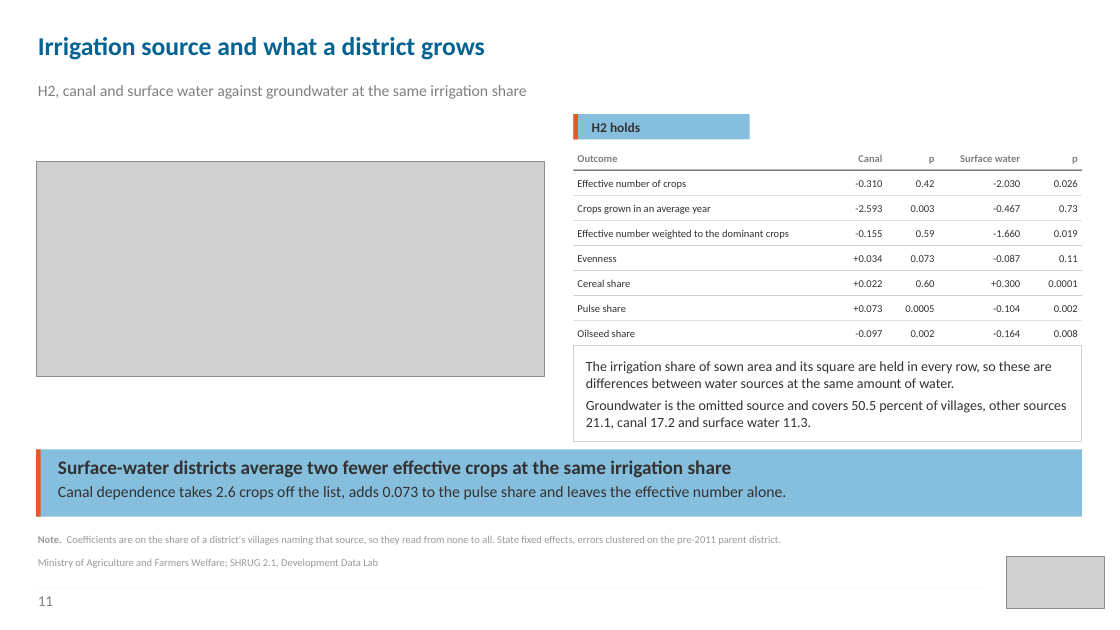
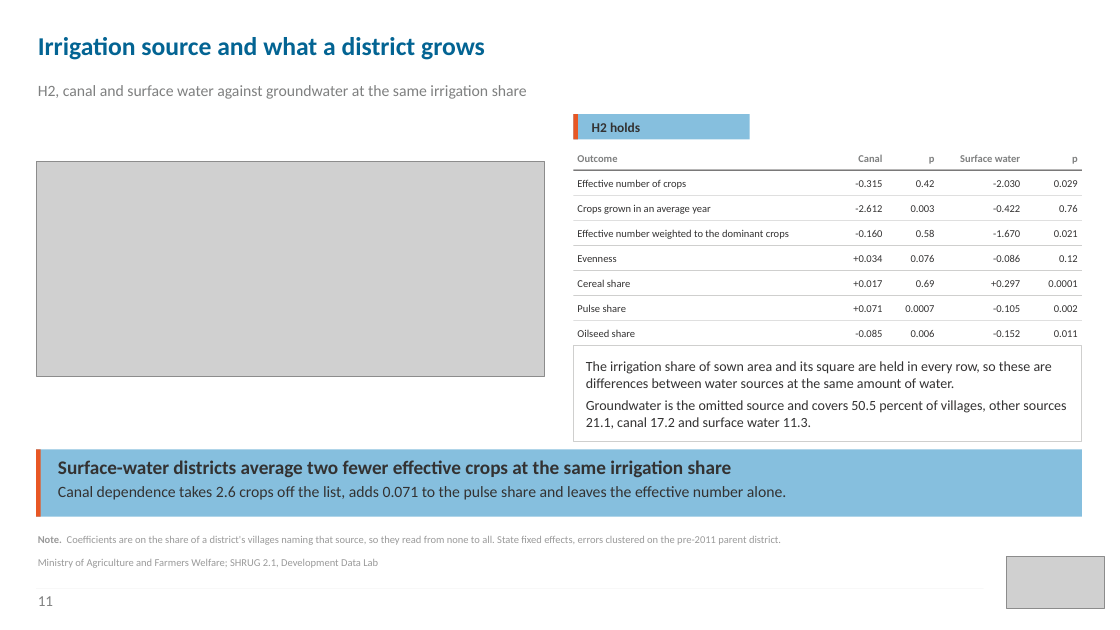
Before and after one commit to Mridlll/crop-diversity, a slide deck: slide 11 of deck/crop_diversity.pptx. Drawn at 1120x630 pixels with LibreOffice and Linux fonts; fonts in the diff are those of the drawing; grey boxes stand for pictures. Boxes give left, top, right and bottom in pixels: in the first picture for what was removed or moved away, otherwise in the second. Text is boxed around its words. In the diff, an @@ line names an element or a change of style, - is before the commit and + after.

```diff
--- a/deck/crop_diversity.pptx
+++ b/deck/crop_diversity.pptx
@@ text at (855,180,882,187): text changed @@
--0.310
+-0.315
@@ text at (855,205,882,212): text changed @@
--2.593
+-2.612
@@ text at (993,205,1020,212): text changed @@
--0.467
+-0.422
@@ text at (1054,180,1078,187): text changed @@
-0.026
+0.029
@@ text at (855,230,882,237): text changed @@
--0.155
+-0.160
@@ text at (993,230,1020,237): text changed @@
--1.660
+-1.670
@@ text at (1054,230,1078,237): text changed @@
-0.019
+0.021
@@ text at (911,255,935,262): text changed @@
-0.073
+0.076
@@ text at (993,255,1020,262): text changed @@
--0.087
+-0.086
@@ text at (853,280,882,287): text changed @@
-+0.022
++0.017
@@ text at (916,280,935,287): text changed @@
-0.60
+0.69
@@ text at (991,280,1020,287): text changed @@
-+0.300
++0.297
@@ text at (853,305,882,312): text changed @@
-+0.073
++0.071
@@ text at (993,305,1020,312): text changed @@
--0.104
+-0.105
@@ text at (855,330,882,337): text changed @@
--0.097
+-0.085
@@ text at (911,330,935,337): text changed @@
-0.002
+0.006
@@ text at (993,330,1020,337): text changed @@
--0.164
+-0.152
@@ text at (1054,330,1078,337): text changed @@
-0.008
+0.011
@@ text at (58,486,786,500): text changed @@
-Canal dependence takes 2.6 crops off the list, adds 0.073 to the pulse share and leaves the effective number alone.
+Canal dependence takes 2.6 crops off the list, adds 0.071 to the pulse share and leaves the effective number alone.
```
Also in this commit, not shown: 11 other slides changed, 2 slides added, 2 slides removed, 53 other files.
